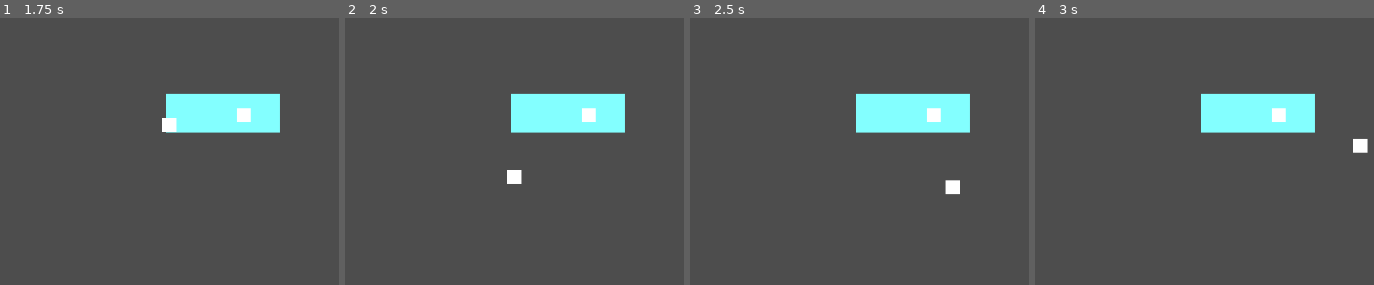
Above: before the commit, frames 1-4 (left to right).
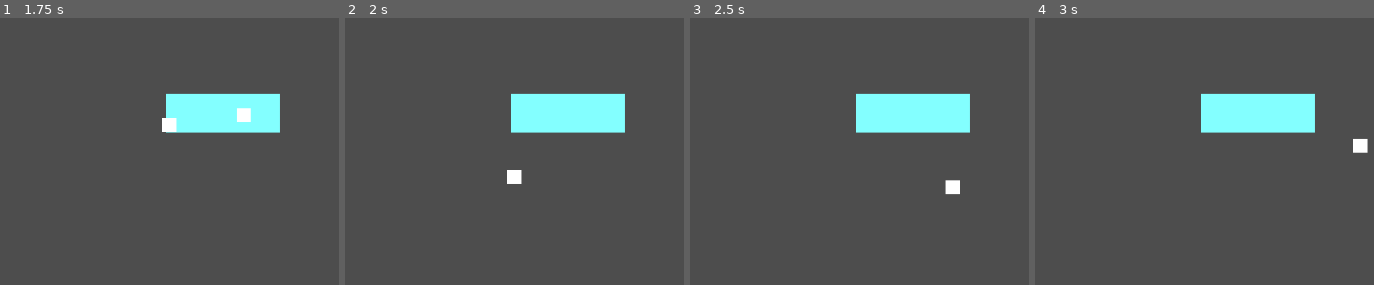
Above: after the commit, the same moments.

Repository: jjoseph-3/digi-game
Game: Godot game, scene res://Scenes/Level.tscn
Two runs of this game, one before a commit and one after it. Both use one fixed random seed, a clock stepped at 60 frames per second and the inputs below. The project has no main scene, so this scene is started directly.
Inputs:
- Up to frame 1 (1.75 s): tap Enter at 0.5 s; hold Right (ui_right) 0.53-1.28 s; hold Down (ui_down) from 1.28 s (still down)
- Up to frame 2 (2 s): keep holding Down (ui_down)
- Up to frame 3 (2.5 s): release Down (ui_down) at 2.03 s; hold Right (ui_right) from 2.03 s (still down)
- Up to frame 4 (3 s): release Right (ui_right) at 2.78 s; hold Up (ui_up) from 2.78 s (still down)

Frame 1 is identical in both runs. In frame 2, 0.2% of the frame differs, in the area x 69-75%, y 33-39%; in frame 3, 0.2%; in frame 4, 0.2%.

Commit message:
leaving tall grass fixed

Diff:
--- a/main-game/Scenes/Level.tscn
+++ b/main-game/Scenes/Level.tscn
@@ -46,3 +46,4 @@
 rotation = 0.037020117
 
 [connection signal="body_entered" from="Area2D" to="." method="_tall_grass_entered"]
+[connection signal="body_exited" from="Area2D" to="." method="_left_tall_grass"]
--- a/main-game/Scenes/Wild_rat.tscn
+++ b/main-game/Scenes/Wild_rat.tscn
@@ -4,8 +4,8 @@
 
 [sub_resource type="RectangleShape2D" id="RectangleShape2D_bvg84"]
 
-[sub_resource type="CircleShape2D" id="CircleShape2D_wi47e"]
-radius = 21.023796
+[sub_resource type="RectangleShape2D" id="RectangleShape2D_wi47e"]
+size = Vector2(26, 28)
 
 [node name="CharacterBody2D" type="CharacterBody2D" unique_id=182547946 groups=["wild_rat"]]
 script = ExtResource("1_wi47e")
@@ -16,7 +16,7 @@
 [node name="Area2D" type="Area2D" parent="." unique_id=1906549497]
 
 [node name="CollisionShape2D" type="CollisionShape2D" parent="Area2D" unique_id=532945367]
-shape = SubResource("CircleShape2D_wi47e")
+shape = SubResource("RectangleShape2D_wi47e")
 
 [node name="ColorRect" type="ColorRect" parent="." unique_id=1661166433]
 offset_left = -10.0
--- a/main-game/Scripts/level.gd
+++ b/main-game/Scripts/level.gd
@@ -17,8 +17,14 @@
 func _tall_grass_entered(body: Node2D) -> void:
 	if body is Player:
 		var spawn_chance: float = 0.8
-		if randf() < spawn_chance:
+		if randf() < spawn_chance: #codes for an 80% encounter chance
 			var wild_rat = wild_rat_scene.instantiate()
 			wild_rat_spawn.progress_ratio = randf()
 			wild_rat.global_position = wild_rat_spawn.global_position
-			add_child(wild_rat)
+			add_child(wild_rat) #spawns the wild rats
+
+
+func _left_tall_grass(body: Node2D) -> void:
+		if body is Player:
+			for rat in get_tree().get_nodes_in_group("wild_rat"):
+				rat.despawn()#despawns the wild rats when player leaves area
--- a/main-game/Scripts/wild_rat.gd
+++ b/main-game/Scripts/wild_rat.gd
@@ -1,3 +1,4 @@
+class_name Wild_rat
 extends CharacterBody2D
 
 
@@ -10,6 +11,9 @@
 func _process(delta: float) -> void:
 	pass
 
+func despawn() -> void:
+	queue_free()
 
-func _encounter_start(body: Node2D) -> void:
-	pass # Replace with function body.
+
+func _encounter_start() -> void:
+	pass
